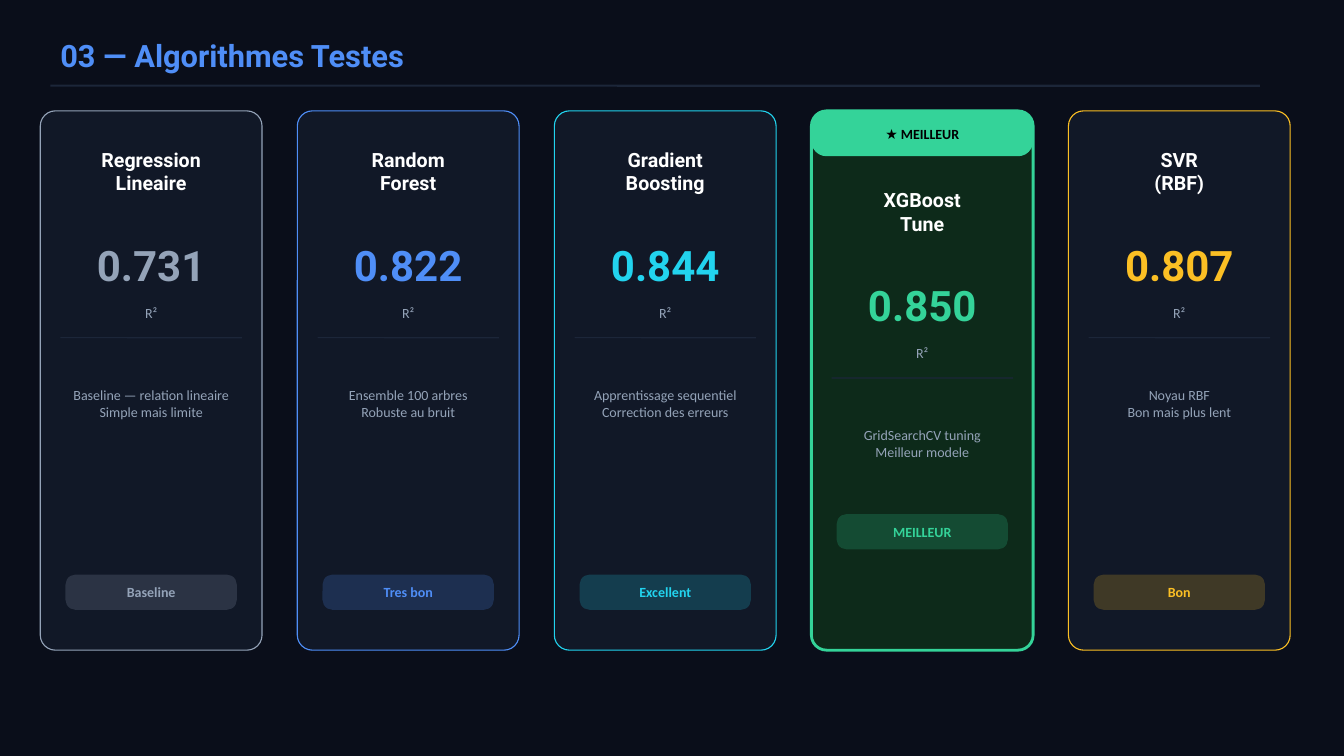
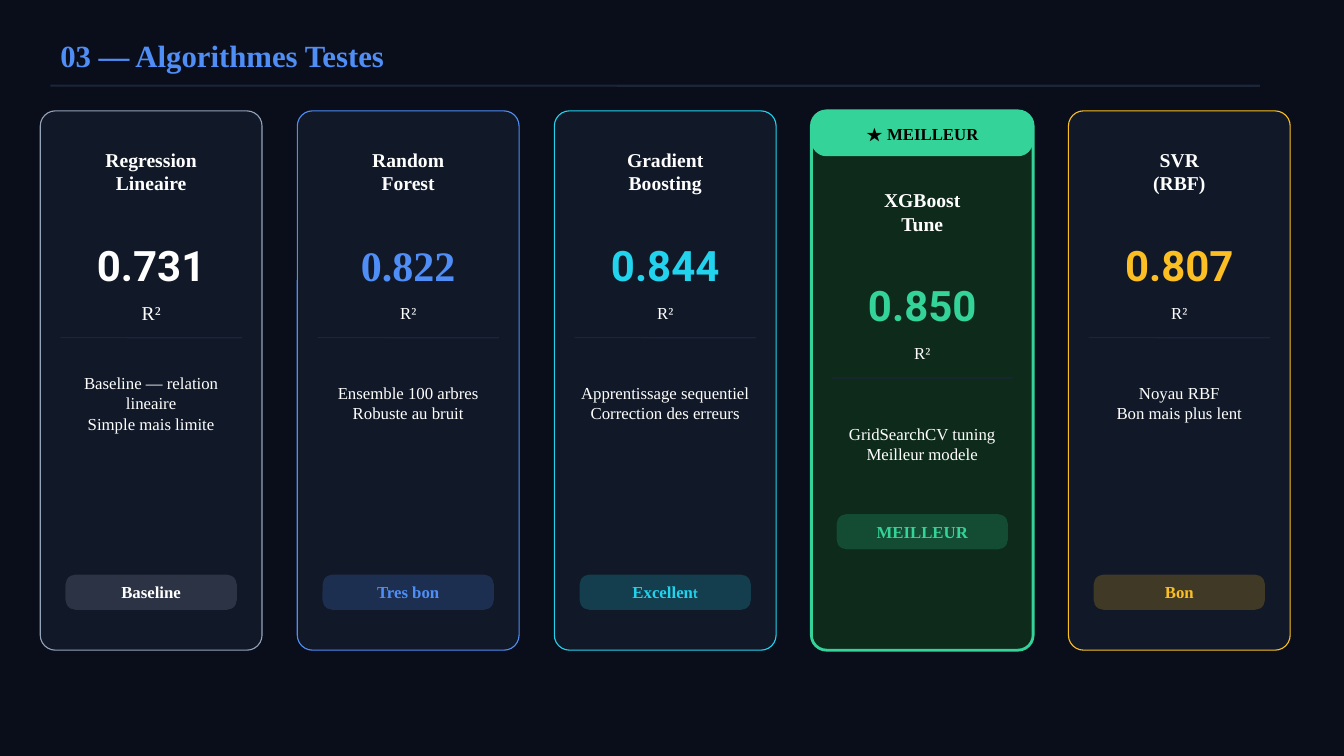
Before and after one commit to Zekerya001/projet_4_Zekerya, a slide deck: slide 5 of presentation_loyers.pptx. Drawn at 1344x756 pixels with LibreOffice and Linux fonts; fonts in the diff are those of the drawing. Boxes give left, top, right and bottom in pixels: in the first picture for what was removed or moved away, otherwise in the second. Text is boxed around its words. In the diff, an @@ line names an element or a change of style, - is before the commit and + after.

```diff
--- a/presentation_loyers.pptx
+++ b/presentation_loyers.pptx
@@ font Roboto to Times New Roman in 7 elements at [60,45,384,73], [105,153,196,190], [372,153,444,191], [361,253,455,282], [627,153,703,195], [884,194,960,232], [1153,154,1205,194] @@
@@ text "0.731" at [97,250,205,282]: text colour #94A3B8 to #FFFFFF @@
@@ text "R²" at [142,307,161,320]: size 10 to 14 pt, font Calibri to Times New Roman, text colour #94A3B8 to #FFFFFF @@
@@ size 10 to 12 pt, font Calibri to Times New Roman, text colour #94A3B8 to #FFFFFF in 10 elements at [84,377,218,434], [121,586,181,598], [400,308,416,319], [338,387,478,419], [657,308,673,319], [581,387,749,419], [914,348,930,359], [849,428,995,460], [1171,308,1187,319], [1117,388,1242,423] @@
@@ text "Excellent" at [580,575,751,610]: size 10 to 12 pt, font Calibri to Times New Roman in "Excellent" @@
@@ size 10 to 12 pt, font Calibri to Times New Roman in 4 elements at [377,586,439,598], [887,129,978,140], [877,527,968,538], [1165,587,1194,598] @@
```
Also in this commit, not shown: 8 other slides changed, 1 slide added, 1 other file.
